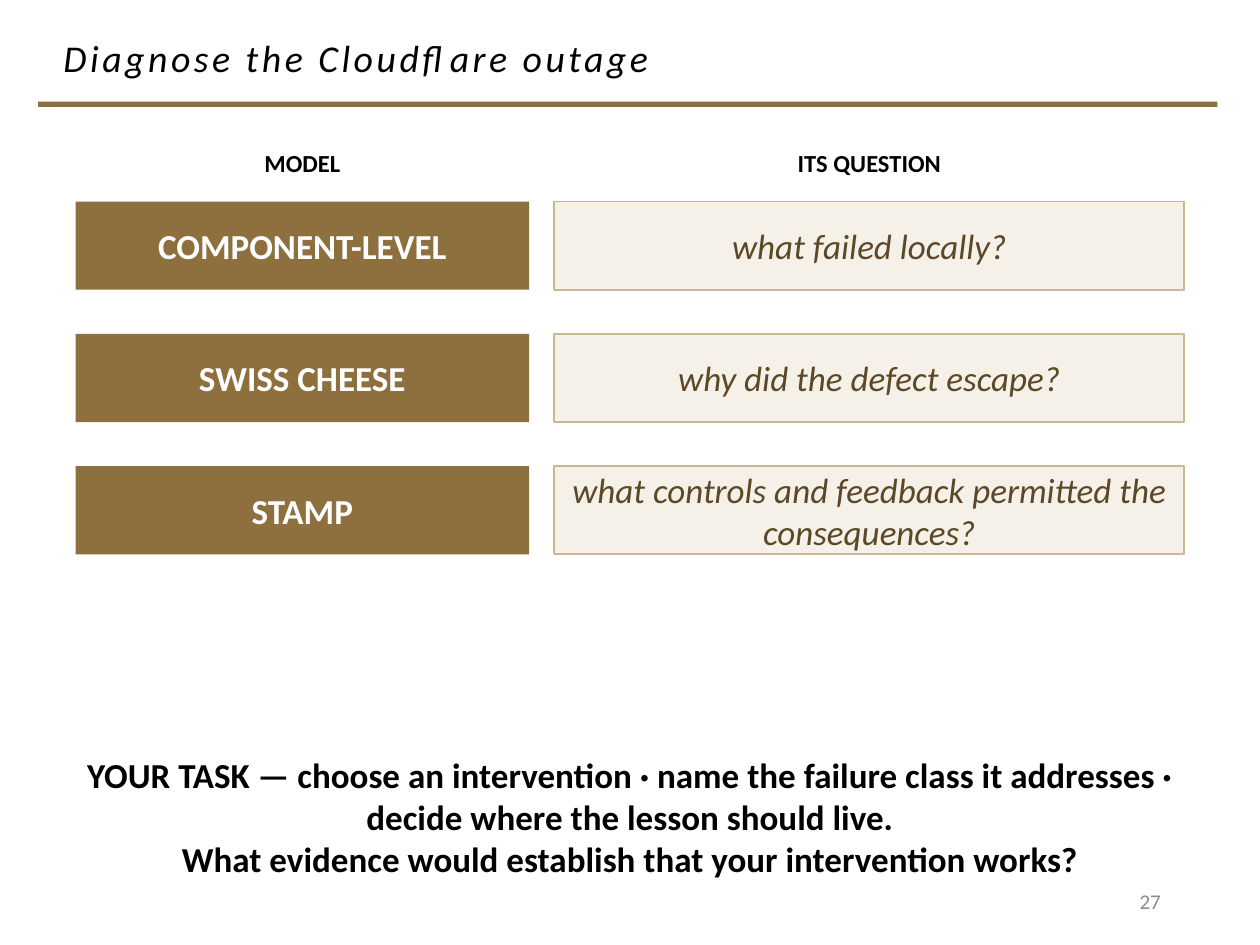
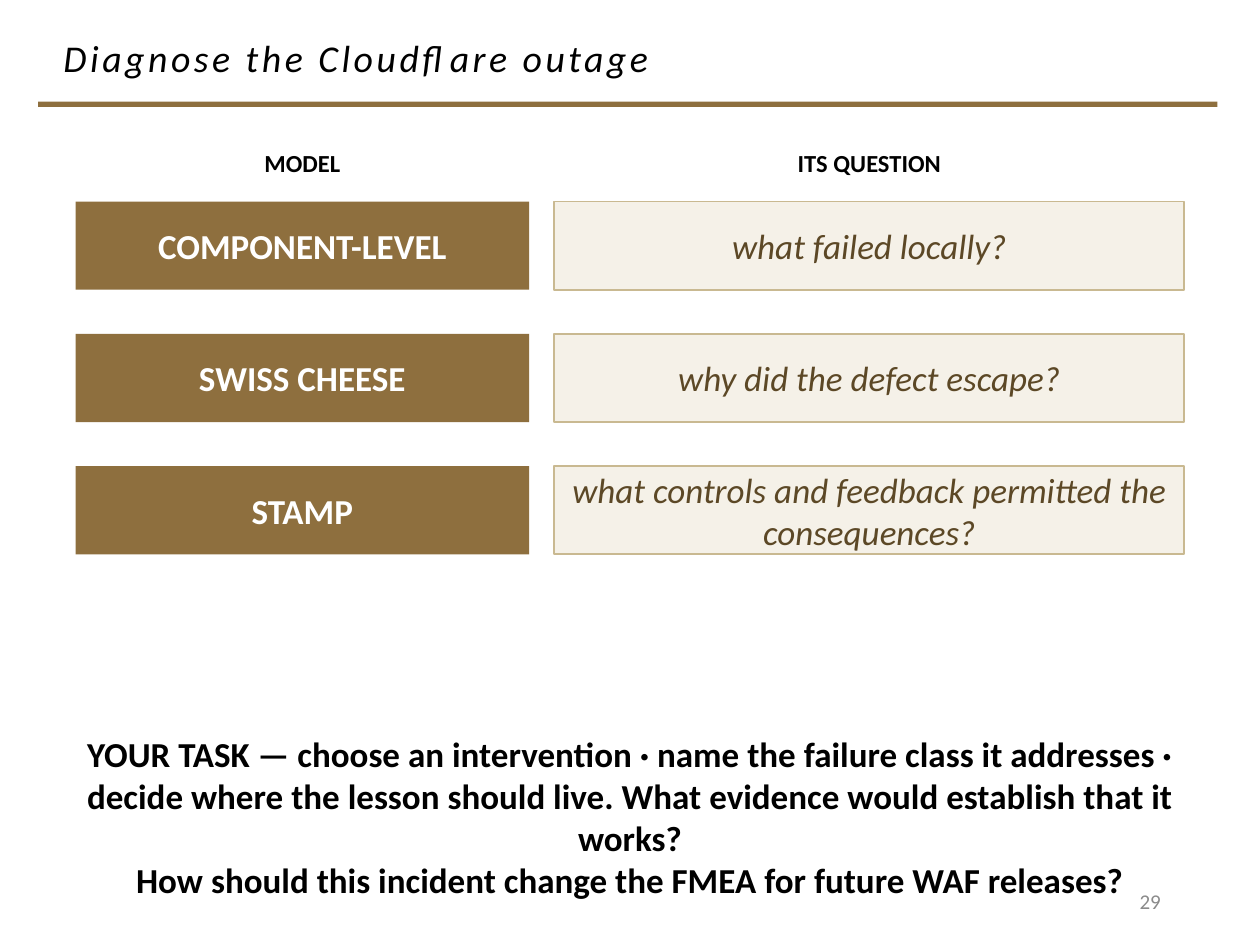
Before and after one commit to davisjam/model-based-agentic-software-engineering, a slide deck: slide 29 of book/_design/2-4-redux-build/2-4-redux-WIP.pptx (slide 27 before the commit). Drawn at 1260x945 pixels with LibreOffice and Linux fonts; fonts in the diff are those of the drawing; background and template pictures are left out. Boxes give left, top, right and bottom in pixels: in the first picture for what was removed or moved away, otherwise in the second. Text is boxed around its words. In the diff, an @@ line names an element or a change of style, - is before the commit and + after.

```diff
--- a/book/_design/2-4-redux-build/2-4-redux-WIP.pptx
+++ b/book/_design/2-4-redux-build/2-4-redux-WIP.pptx
@@ text at [87, 784, 1172, 899]: text changed @@
-decide where the lesson should live.
-What evidence would establish that your intervention works?
+decide where the lesson should live. What evidence would establish that it works?
+How should this incident change the FMEA for future WAF releases?
@@ page number at [1140, 895, 1161, 909]: text changed @@
-27
+29
```
Also in this commit, not shown: 1 other slide changed, 2 slides added, 4 other files.
